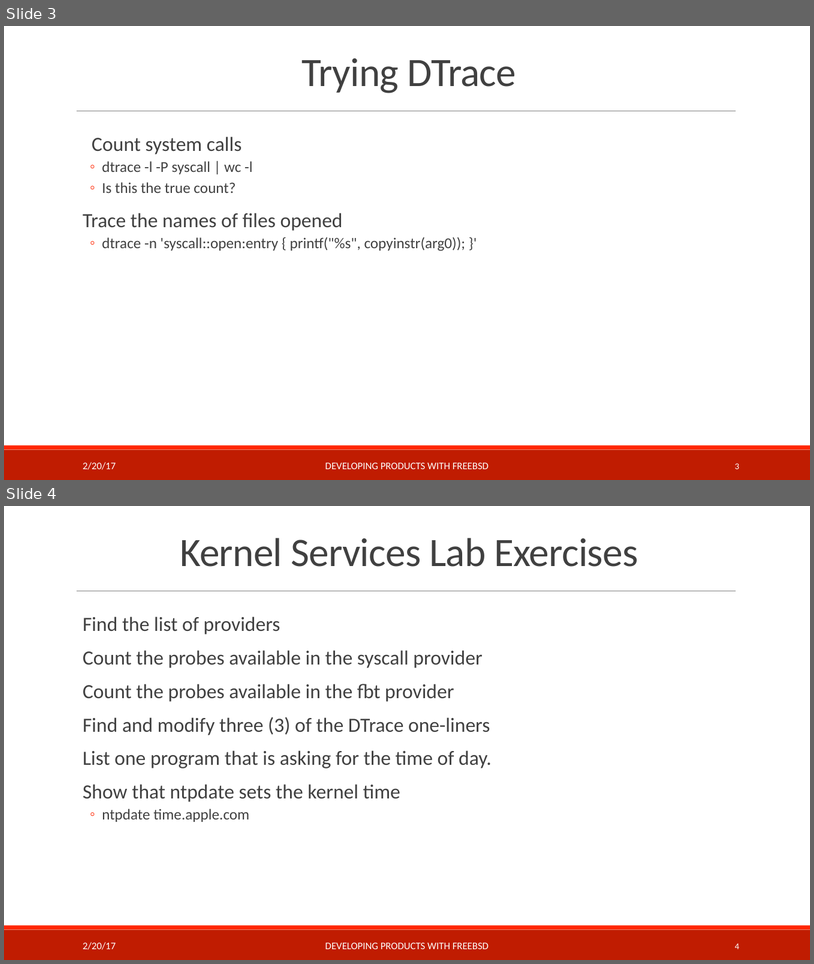
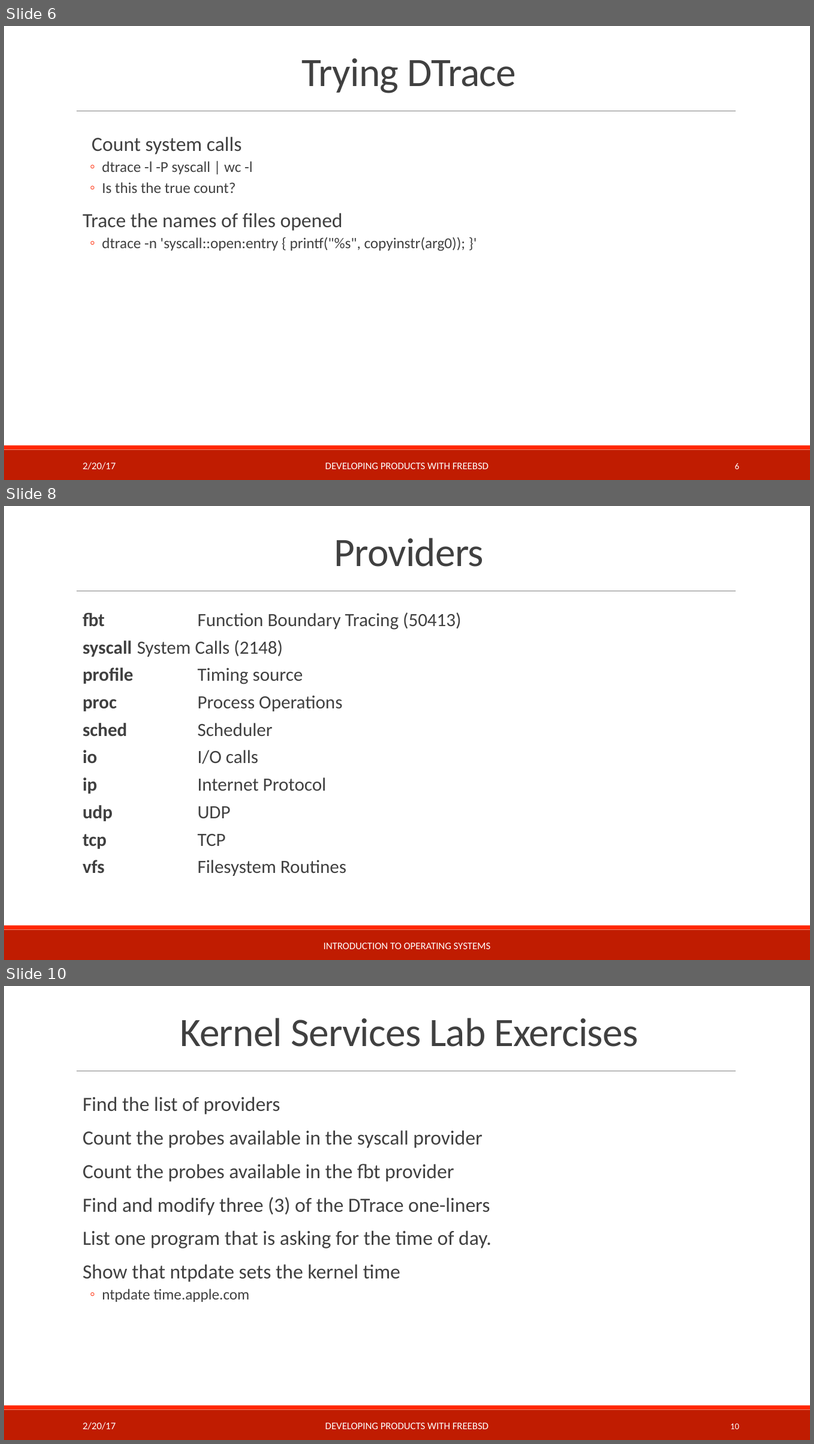
Before and after one commit to teachbsd/course, a slide deck: undergraduate/labs/kernel-services.pptx. Shown one above the other, each under a label of ours: slides 3 and 4 before the commit, slides 6, 8 and 10 after it; the slides between them are not shown. The pictures are 814x964 and 814x1444 pixels, drawn with LibreOffice and Linux fonts; fonts in the diff are those of the drawing; background and template pictures are left out. Boxes give left, top, right and bottom in pixels: in the first picture for what was removed or moved away, otherwise in the second. Text is boxed around its words. In the diff, an @@ line names an element or a change of style, - is before the commit and + after.

```diff
--- a/undergraduate/labs/kernel-services.pptx
+++ b/undergraduate/labs/kernel-services.pptx
@@ slide 8 added at (x1=4, y1=506, x2=810, y2=960), background #FFFFFF; not listed: 3 template elements that a slide beside it also shows @@
@@ title added at (x1=335, y1=538, x2=485, y2=567), 48 pt, text #404040 @@
+Providers
@@ text added at (x1=83, y1=612, x2=461, y2=876), 22.2 pt, text #404040 @@
+  fbt Function Boundary Tracing (50413)
+  syscall System Calls (2148)
+  profile Timing source
+  proc Process Operations
+  sched Scheduler
+  io I/O calls
+  ip Internet Protocol
+  udp UDP
+  tcp TCP
+  vfs Filesystem Routines
@@ text added at (x1=324, y1=942, x2=491, y2=949), 12 pt, text #FFFFFF @@
+INTRODUCTION TO OPERATING SYSTEMS
@@ what was slide 3 is now slide 6 @@
@@ page number at (x1=735, y1=463, x2=740, y2=469): text changed @@
-3
+6
@@ what was slide 4 is now slide 10 @@
@@ page number at (x1=731, y1=1423, x2=740, y2=1429): text changed @@
-4
+10
```
Also in this commit, not shown: 1 slide changed, 5 other slides added, 1 other file.
